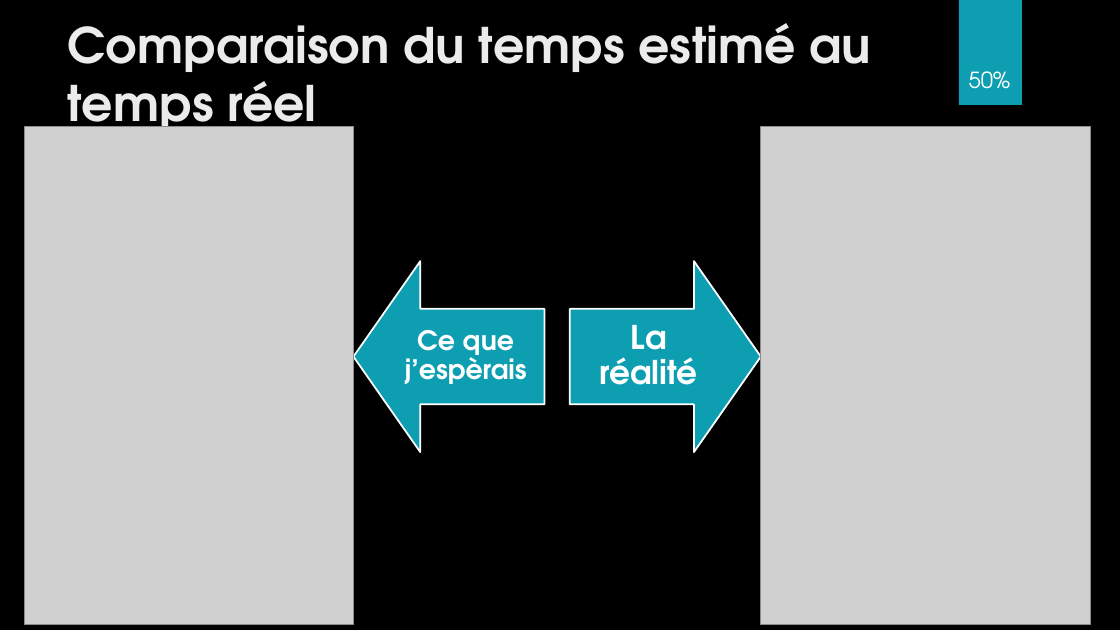
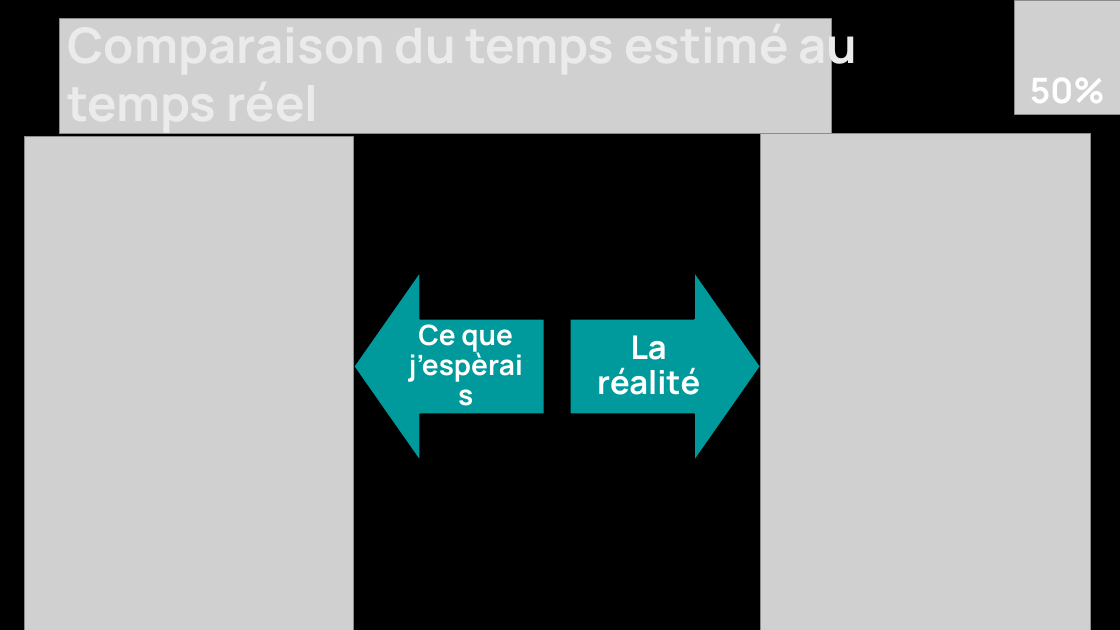
Before and after one commit to Daxank/TPI, a slide deck: slide 4 of TPI_Multiplix_presentation.pptx. Drawn at 1120x630 pixels with LibreOffice and Linux fonts; fonts in the diff are those of the drawing; grey boxes stand for pictures; background and template pictures are left out. Boxes give left, top, right and bottom in pixels: in the first picture for what was removed or moved away, otherwise in the second. Text is boxed around its words. In the diff, an @@ line names an element or a change of style, - is before the commit and + after.

```diff
--- a/TPI_Multiplix_presentation.pptx
+++ b/TPI_Multiplix_presentation.pptx
@@ title "Comparaison du temps estimé au ..." at <box>68,17,857,135</box>: font TeX Gyre Adventor to Manrope @@
@@ picture added at <box>60,18,832,134</box> @@
@@ rectangle removed at <box>959,0,1022,105</box> @@
@@ text "50%": place and size @@
-text "50%" at <box>969,71,1011,89</box>
+text "50%" at <box>1030,78,1105,103</box>
@@ text "50%" at <box>1030,78,1105,103</box>: size 19 to 30 pt, font TeX Gyre Adventor to Manrope, bold on @@
@@ picture added at <box>1015,0,1120,115</box> @@
@@ 2 freeform shapes, 2 pictures: place and size @@
-2 freeform shapes, 2 pictures at <box>24,126,1091,624</box>
+2 freeform shapes, 2 pictures at <box>24,134,1091,630</box>
@@ freeform shape "Ce que j’espèrais" at <box>354,271,544,462</box>: size 23 to 24 pt, font TeX Gyre Adventor to Manrope; fill #0E9EB2 to #009A9C; outline #FFFFFF 1.5 pt to #000000 1.5 pt @@
@@ freeform shape "La réalité" at <box>570,271,760,462</box>: font TeX Gyre Adventor to Manrope; fill #0E9EB2 to #009A9C; outline #FFFFFF 1.5 pt to #000000 1.5 pt @@
```
Also in this commit, not shown: 7 other slides changed.
